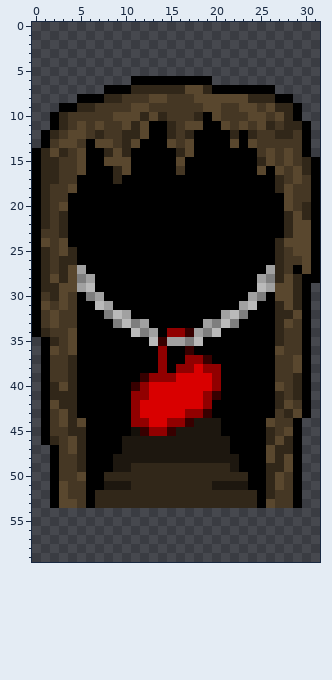
File history of a pixel-art sprite, sprites/tileset/cave_door_top_enemies.png. Above is the file before it was changed.
The file is 32x60 pixels. Colours within 5 levels of each other are drawn and written as one.
After:
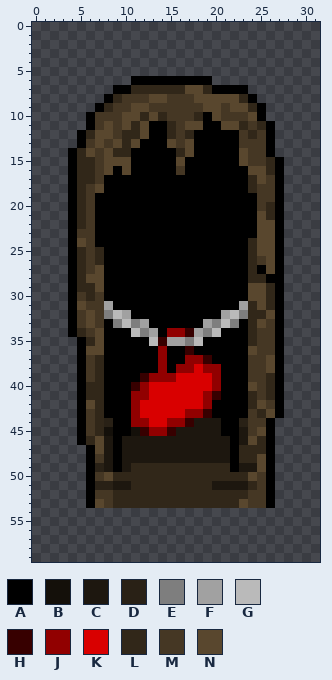
Palette (. is transparent): A #000000  B #14100a  C #1d170f  D #292116  E #7e7e7e  F #a1a1a1  G #bababa  H #370000  J #910000  K #d90000  L #312719  M #453724  N #59472e
The exact change:
Changed rows in their new state; - is an unchanged pixel.
first column x 0:
 7 --------.---------------...-----
 8 -----...A--------------LA....---
 9 ---....AL-------------N-LA....--
10 --....A--M---------------A....--
11 --....AMN-------------NL-LA....-
12 -....ALNN-------------AM--A....-
13 -....AM-MN------------AMM-A....-
14 ....ALNMNL-------------NM-A....-
15 ....ALLM---------------NMMLA....
16 ....ALLMNA--------------N-LA....
17 ....ALLM-A--------------LNMA....
18 ....ALMN----------------LMMA....
19 ....-LM------------------MM-....
20 ....-LM------------------ML-....
21 ....-LM------------------NL-....
22 ....-LM------------------NN-....
23 ....-MM------------------NN-....
24 ....-NM-----------------LNNA....
25 ....ALML----------------LNNA....
26 ....ALML----------------LMNA....
27 ....ALMN----------------L-NA....
28 ....ALNN----------------LLAA....
29 ....ALLN----------------NNLA...-
30 ....AMLM----------------NNLA...-
31 ....ANMM----------------LNLA...-
32 ....AMNM----------------LLNA...-
33 ....AMNM----------------LNMA...-
34 ....ALMN----------------LMMA...-
35 -....-LN----------------LMMA...-
36 -....-NN----------------NMMA...-
37 -....-ML----------------MMNA...-
38 -....-ML----------------MMNA...-
39 -....-ML----------------MMLA...-
40 -....-LL----------------NMLA...-
41 -....-LL----------------LMLA...-
42 -....-NL----------------LNMA...-
43 -....-ML----------------MLNA...-
44 -....AMLD--------------DMMA...--
45 -....AMLB--------------CMNA...--
46 -....ALNC--------------CNLA...--
47 --....-NC--------------LLLA...--
48 --....-MCA------------ALLNA...--
49 --....-DCA------------ACCNA...--
50 --....-MN---------------NMA...--
51 --....-DD---------------LMA...--
52 --....-MM---------------MMA...--
53 --....-NM--------------NMMA...--
Changed places in both pictures, as pixel boxes (x1, y1, x2, y2):
changed: (32, 85, 122, 508)
changed: (230, 85, 320, 508)
